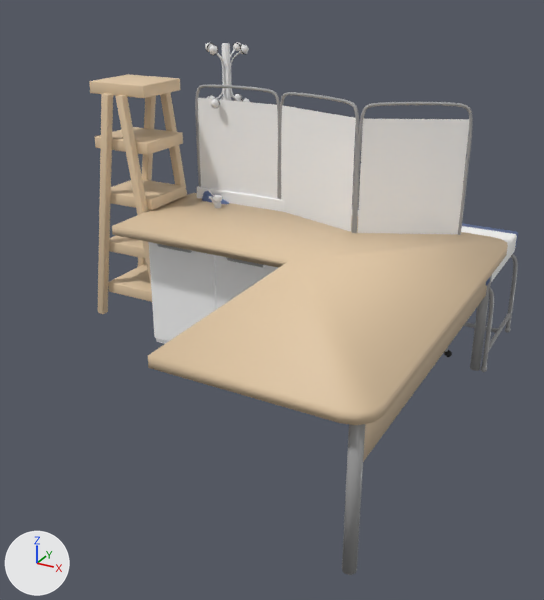
Renders of the FBX model ECOE sim/Assets/Art/Environment/Furniture_Large/Furniture_Large.fbx from each side of a commit.
Camera for both pictures: a camera (50 mm lens) standing at (2.82, -4.12, 2.22) and looking at (0.87, -0.57, 0.44). Every picture has the same lights, and +X, +Y and +Z are marked at lower left. The picture after the commit comes second. The same objects are shown in both versions, whatever each file hides. Where no turn or scale is listed for an object, it has been applied to the vertices. Vertices at exactly the same position are counted once.

The first picture shows 'DesktopClinic', 'PrivacyScreen', 'RackCoat', 'Shelves', 'Sink', 'Stretcher '.
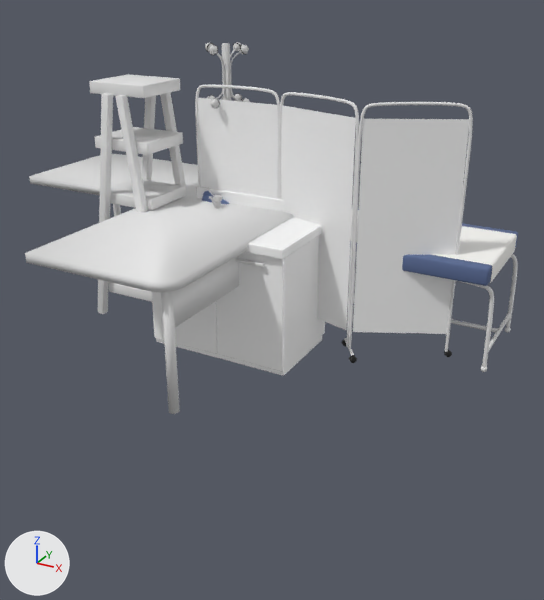
What the commit changed:
Material 'M_Metal_Brushed' (mat_m_metal_brushed) changes colour from grey #a0a0a0 to white #e7e7e7; in linear values from (0.352, 0.352, 0.352) to (0.8, 0.8, 0.8).
Material 'M_Wood_Shelves' (mat_m_wood_shelves) is new.
Its base color is (0.8, 0.8, 0.8) (white #e7e7e7).
Material 'M_Wood_Desktop' (mat_m_wood_desktop) is new.
Its base color is (0.8, 0.8, 0.8) (white #e7e7e7).
me_desktop_001 is used by ob_desktopclinic; location (0.0, 0.0, 0.0).
me_desktop_001 had 162 vertices, 105 faces and spanned x -0.11..2.06, y -2.02..0.12, z 0.0..0.8.
me_desktop_001 now has 162 vertices, 105 faces and spans x -1.43..0.74, y -1.38..0.76, z 0.0..0.8.
me_desktop_001 part 1: the whole mesh is moved by (-1.32, 0.64, 0.0).
me_desktop_001 part 2: all 51 faces that had it switch from mat_m_wood_desk (beige #e3c9a6) to mat_m_wood_desktop (white #e7e7e7).
me_cube_120 has 504 vertices, 486 faces and spans x -0.59..0.0, y -0.48..0.01, z -0.01..1.58.
me_cube_120 no longer uses material mat_m_wood_desk (beige #e3c9a6).
me_cube_120 gains material mat_m_wood_shelves (white #e7e7e7).

Where the change shows, as pixel boxes [x1, y1, x2, y2] in the pictures (544 x 600 px; the box of a moved part takes in the faces that stretch with it):
'DesktopClinic', recoloured, moved (beige to white)
    before: [112, 193, 508, 575]
    after: [25, 154, 294, 414]
'PrivacyScreen', recoloured (grey to white)
    both: [195, 85, 473, 356]
'Sink', recoloured
    both: [152, 186, 285, 343]
'Shelves', recoloured (beige to white)
    both: [89, 74, 187, 314]
'Stretcher ', recoloured
    both: [202, 191, 518, 372]
'RackCoat', recoloured (grey to light grey)
    both: [205, 42, 250, 109]
part 1 of me_desktop_001, moved or reshaped
    before: [112, 193, 508, 575]
    after: [25, 154, 294, 414]
part 2 of me_desktop_001, recoloured (beige to white)
    before: [112, 193, 508, 462]
    after: [25, 154, 294, 327]
